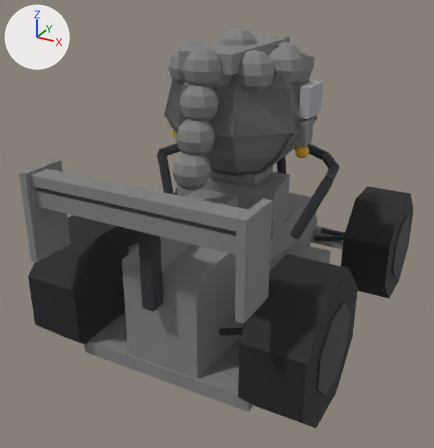
Before and after pictures for a commit that changed the glTF model assets/karts/kart.glb.
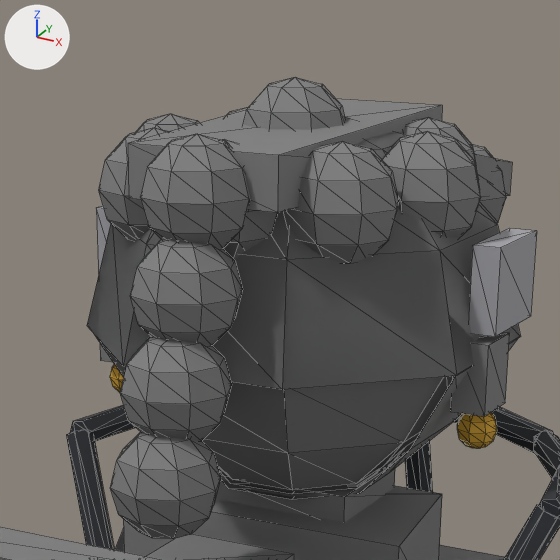
Old and new are each drawn whole from a 50 mm lens placed at (1.111, -2.316, 1.569), pointed at (-0.083, -0.146, 0.484) and again close up on the part from 31% to 76% of the width and 0% to 44% of the height. Lighting does not change. The marker at upper left points along +X, +Y and +Z. The first two pictures are the older version. The close-ups show mesh edges as thin lines. Where no turn or scale is listed for an object, it has been applied to the vertices. Vertices at exactly the same position are counted once.

Names of what the first close-up shows: 'earrings', 'facial-hair-short-beard', 'hair-braids-tied-back', 'hair-curly-fringe', 'hair-short-curls', 'hair-short-greying-temples', 'hair-swept-back', 'hair-swept-side-part', 'kart' and 3 more.
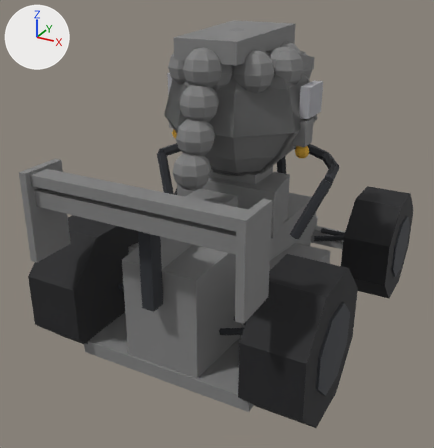
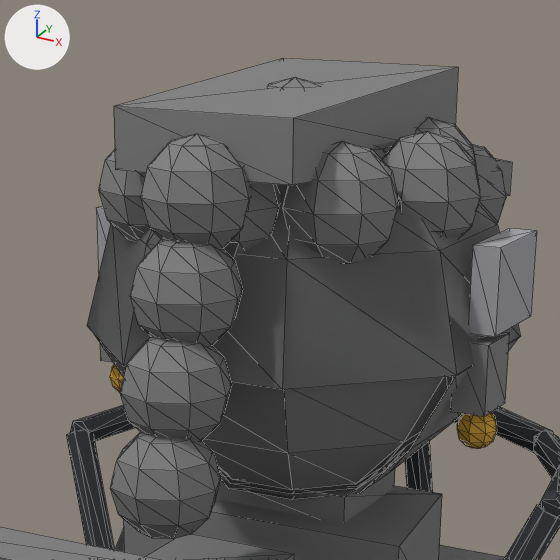
Boxes [x1, y1, x2, y2] around the edits, measured in the close-ups (560 x 560 px):
'hair-swept-back', reshaped: before [128, 99, 442, 213]; after [114, 58, 458, 185]

What changed in the scene script:
```text
Change me_hair_swept_back:
    used by ob_hair_swept_back; location = (0.0, 0.0, 0.0)
    remove me_hair_swept_back.from_pydata(...)  # 31 vertices, 46 faces; spans x -0.296..0.296, y -0.396..0.156, z 0.97..1.29
    add me_hair_swept_back.from_pydata(...)  # 31 vertices, 46 faces; spans x -0.296..0.296, y -0.396..0.156, z 0.97..1.33
    me_hair_swept_back part 1
    me_hair_swept_back.vertices[14].co: (0.121, 0.11, 1.276) -> (0.143, 0.11, 1.33)  # pixel (442, 105) -> pixel (458, 67)
    me_hair_swept_back.vertices[15].co: (0.121, 0.11, 1.184) -> (0.143, 0.11, 1.21)
    me_hair_swept_back.vertices[19].co: (0.11, -0.39, 1.265) -> (0.13, -0.39, 1.31)  # pixel (278, 155) -> pixel (293, 118)
    me_hair_swept_back.vertices[20].co: (0.11, -0.39, 1.195) -> (0.13, -0.39, 1.23)  # pixel (277, 212) -> pixel (292, 185)
    me_hair_swept_back.vertices[24].co: (-0.121, 0.11, 1.276) -> (-0.143, 0.11, 1.33)  # not seen -> pixel (283, 58)
    me_hair_swept_back.vertices[25].co: (-0.121, 0.11, 1.184) -> (-0.143, 0.11, 1.21)
    me_hair_swept_back.vertices[29].co: (-0.11, -0.39, 1.265) -> (-0.13, -0.39, 1.31)  # pixel (127, 143) -> pixel (113, 106)
    me_hair_swept_back.vertices[30].co: (-0.11, -0.39, 1.195) -> (-0.13, -0.39, 1.23)  # pixel (128, 198) -> pixel (115, 169)
```
